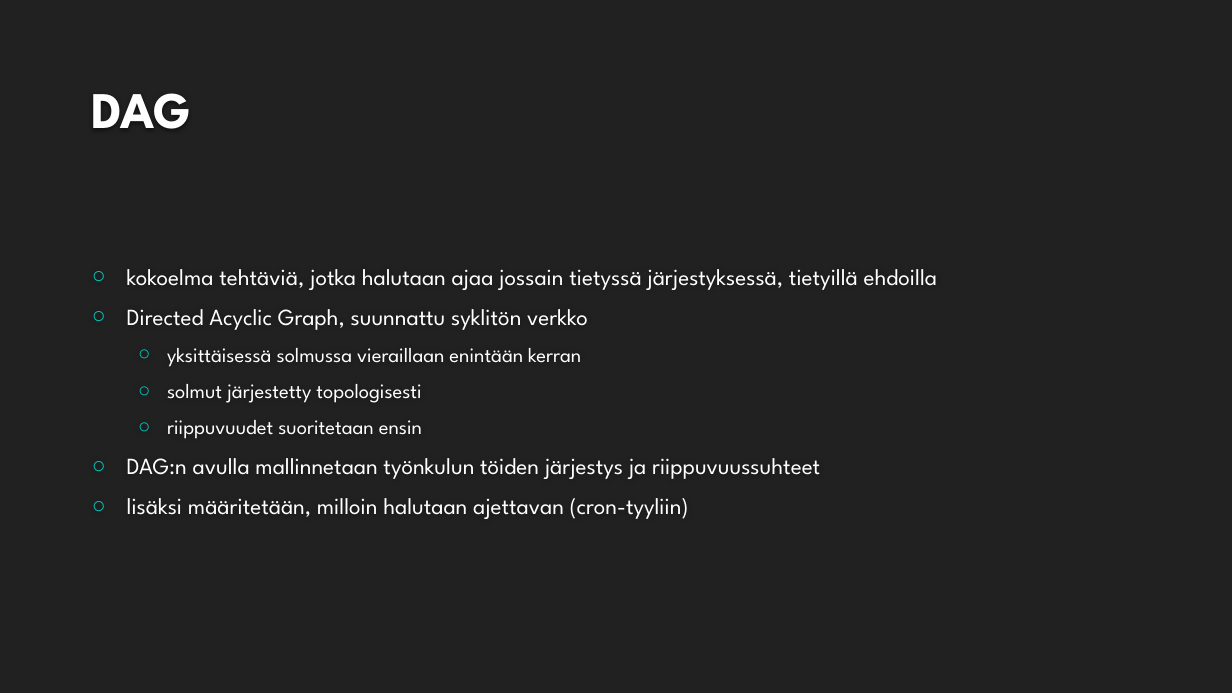
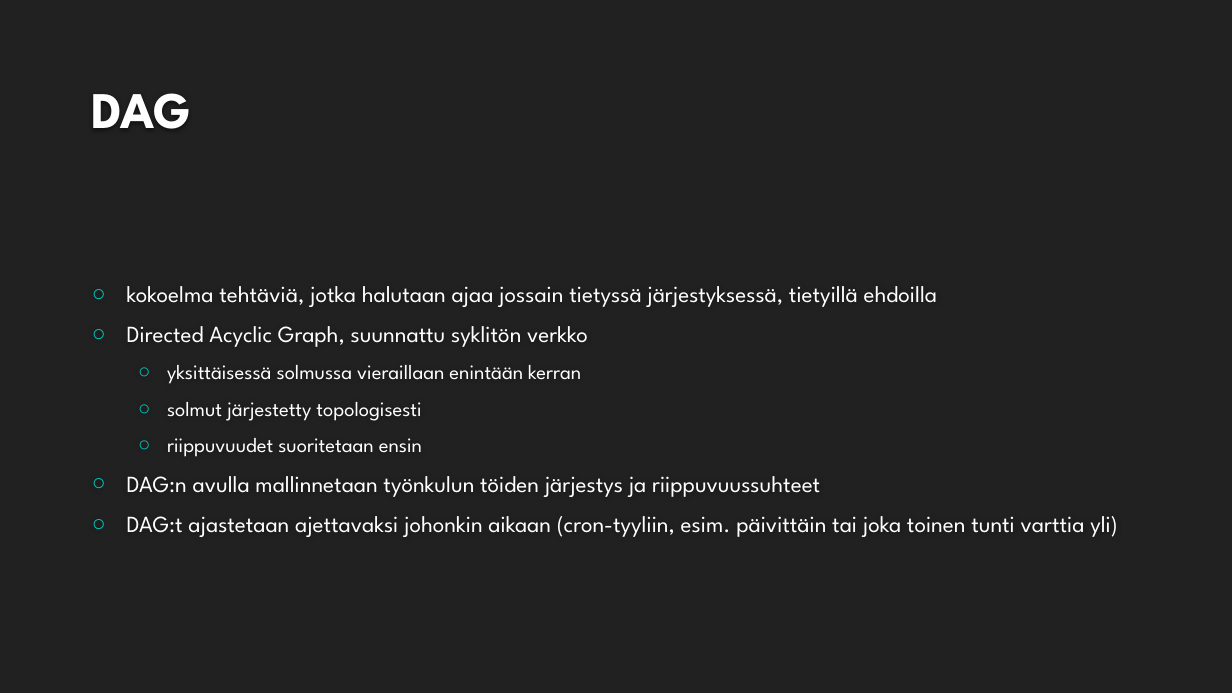
Before and after one commit to mremes/airflow-koulutus, a slide deck: slide 12 of presentation/Airflow_koulutus.pptx (slide 10 before the commit). Drawn at 1232x693 pixels with LibreOffice and Linux fonts; fonts in the diff are those of the drawing; background and template pictures are left out. Boxes give left, top, right and bottom in pixels: in the first picture for what was removed or moved away, otherwise in the second. Text is boxed around its words. In the diff, an @@ line names an element or a change of style, - is before the commit and + after.

```diff
--- a/presentation/Airflow_koulutus.pptx
+++ b/presentation/Airflow_koulutus.pptx
@@ text at (127,516,1118,537): text changed @@
-○ lisäksi määritetään, milloin halutaan ajettavan (cron-tyyliin)
+○ DAG:t ajastetaan ajettavaksi johonkin aikaan (cron-tyyliin, esim. päivittäin tai joka toinen tunti varttia yli)
```
Also in this commit, not shown: 6 other slides changed, 5 slides added.
